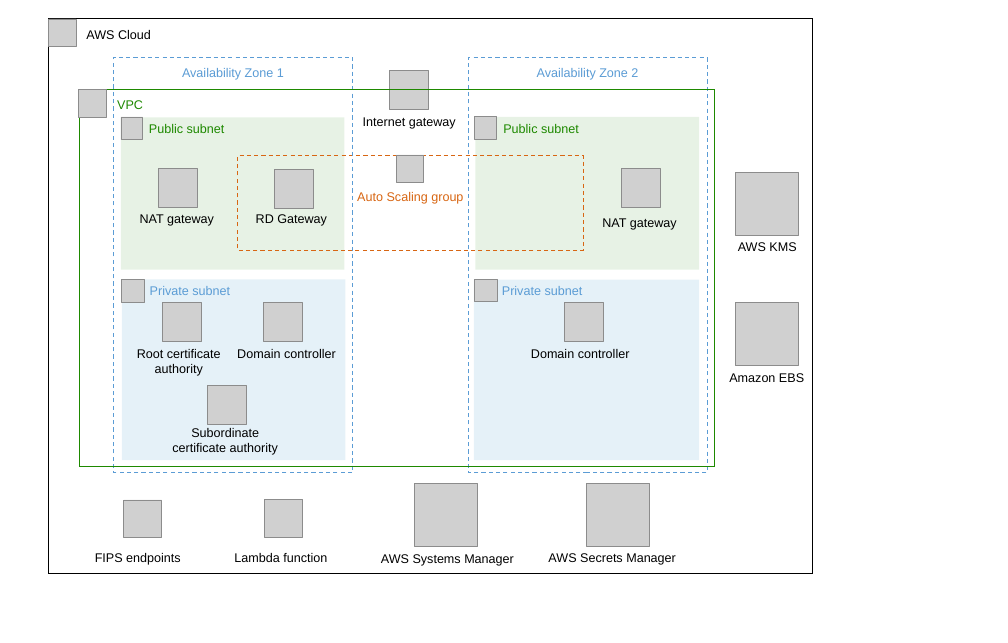
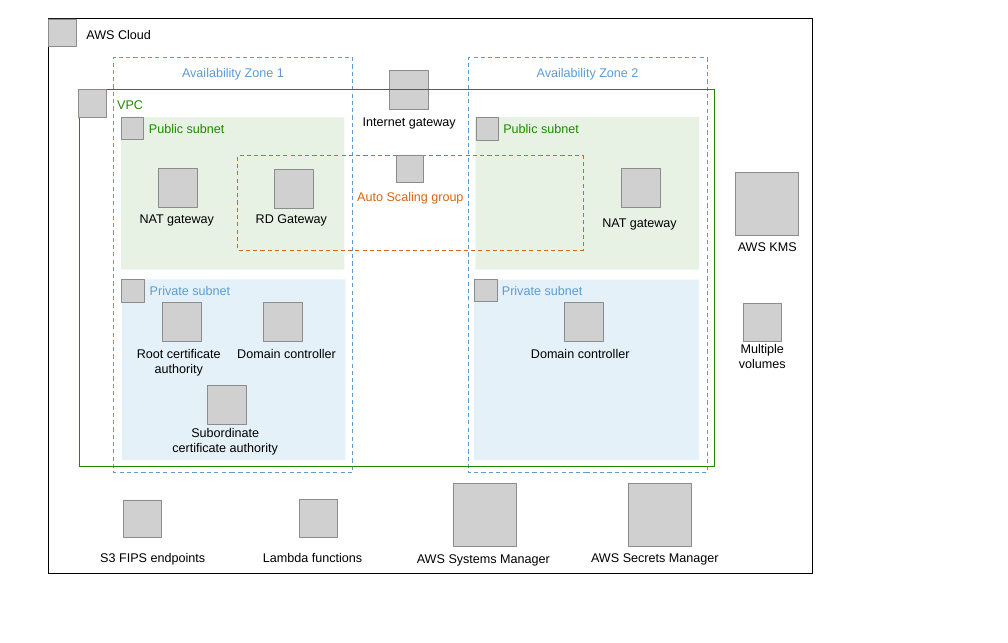
Before and after one commit to aws-quickstart/quickstart-cmmc-microsoft-activedirectory, a slide deck: slide 2 of docs/images/cmmc-active-directory-architecture-diagram.pptx. Drawn at 1008x643 pixels with LibreOffice and Linux fonts; fonts in the diff are those of the drawing; grey boxes stand for pictures. Boxes give left, top, right and bottom in pixels: in the first picture for what was removed or moved away, otherwise in the second. Text is boxed around its words. In the diff, an @@ line names an element or a change of style, - is before the commit and + after.

```diff
--- a/docs/images/cmmc-active-directory-architecture-diagram.pptx
+++ b/docs/images/cmmc-active-directory-architecture-diagram.pptx
@@ picture removed at (x1=736, y1=302, x2=799, y2=365) @@
@@ picture added at (x1=743, y1=303, x2=781, y2=341) @@
@@ text added at (x1=739, y1=344, x2=786, y2=368), 12 pt, text #000000 @@
+Multiple volumes
@@ text removed at (x1=729, y1=373, x2=804, y2=382) @@
-Amazon EBS
@@ picture moved from (x1=265, y1=499, x2=302, y2=537) to (x1=299, y1=499, x2=337, y2=537) @@
@@ text at (x1=100, y1=553, x2=206, y2=565): text changed @@
-FIPS endpoints
+S3 FIPS endpoints
@@ text at (x1=263, y1=553, x2=362, y2=562): text changed @@
-Lambda function
+Lambda functions
@@ text "AWS Systems Manager" moved from (x1=381, y1=554, x2=514, y2=566) to (x1=417, y1=554, x2=550, y2=566) @@
@@ 2 pictures, 1 text moved together from (x1=415, y1=483, x2=676, y2=565) to (x1=453, y1=483, x2=719, y2=565) @@
```
Also in this commit, not shown: 2 other files.
